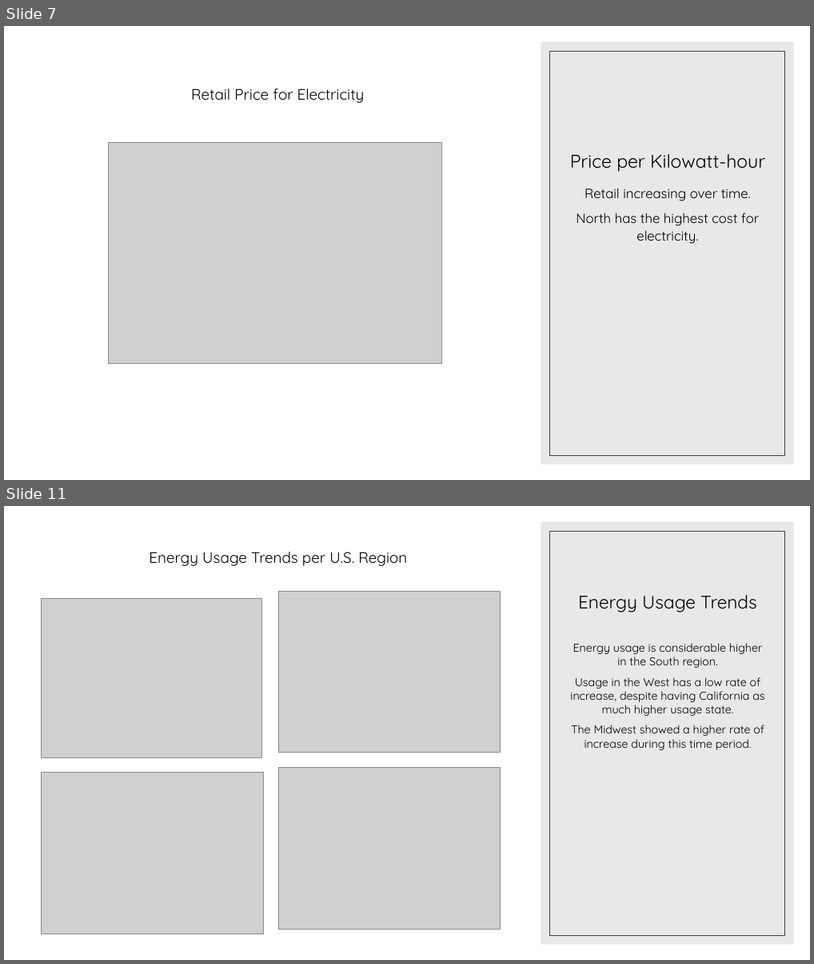
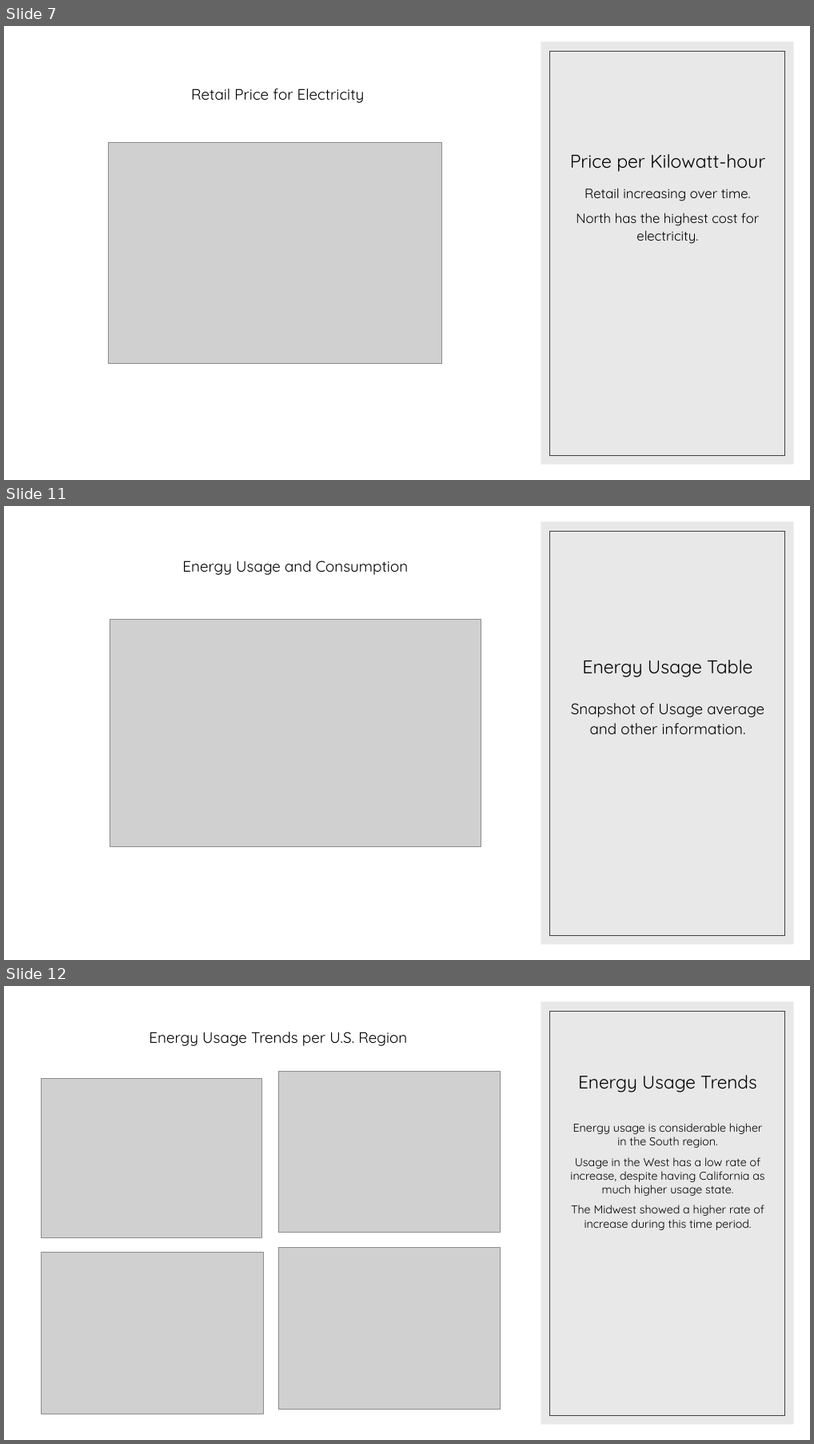
Before and after one commit to JWatson1102/project_1, a slide deck: Presentaion.pptx. Shown one above the other, each under a label of ours: slides 7 and 11 before the commit, slides 7, 11 and 12 after it; the slides between them are not shown. The pictures are 814x964 and 814x1444 pixels, drawn with LibreOffice and Linux fonts; fonts in the diff are those of the drawing; grey boxes stand for pictures. Boxes give left, top, right and bottom in pixels: in the first picture for what was removed or moved away, otherwise in the second. Text is boxed around its words. In the diff, an @@ line names an element or a change of style, - is before the commit and + after.

```diff
--- a/Presentaion.pptx
+++ b/Presentaion.pptx
@@ slide 11 added at (4, 506, 810, 960), background #FFFFFF; not listed: 2 template elements that a slide beside it also shows @@
@@ text added at (182, 560, 408, 575), 18 pt, text #000000 @@
+Energy Usage and Consumption
@@ picture added at (110, 619, 482, 847) @@
@@ title added at (582, 660, 753, 677), 22 pt, text #000000 @@
+Energy Usage Table
@@ text added at (571, 703, 765, 734), 18 pt, text #000000 @@
+Snapshot of Usage average and other information.
@@ what was slide 11 is now slide 12 @@
```
Also in this commit, not shown: 4 slides changed, 4 other slides added, 2 slides removed, 1 other file.
